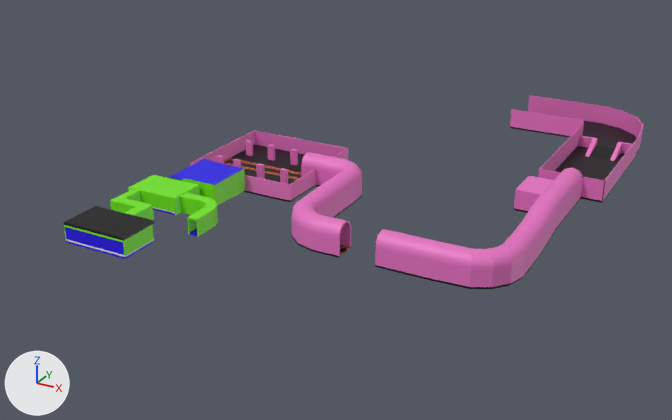
The Blender file Assets/Models/env/Level/Level2.blend: old version first, new version second.
Camera for both pictures: a camera (50 mm lens) standing at (44.5, -78.5, 39.9) and looking at (-0.4, 3.1, -0.9). Every picture has the same lights, and +X, +Y and +Z are marked at lower left.
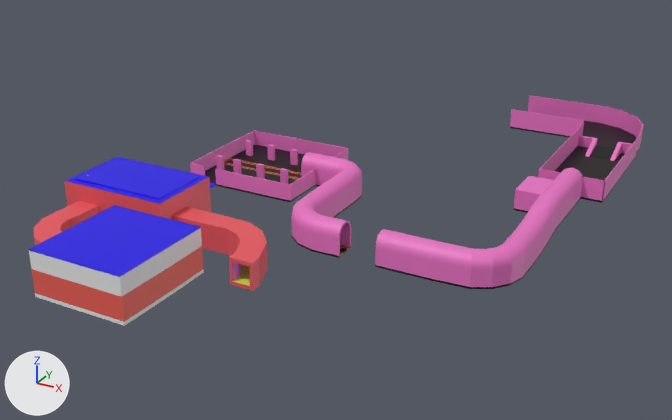
Commit message: Level stuff

What changed in the scene script:
```text
Add mat_door:
    mat_door = principled_material('Door')
    mat_door.base_color = (0.8, 0.8, 0.8)  # white #e7e7e7
Add mat_receptionfloor:
    mat_receptionfloor = principled_material('ReceptionFloor')
    mat_receptionfloor.base_color = (0.742, 0.8, 0.0737)  # yellow #e0e74d
Add mat_surgeryceiling:
    mat_surgeryceiling = principled_material('SurgeryCeiling')
    mat_surgeryceiling.base_color = (0.642, 0.119, 0.8)  # purple #d261e7
Add mat_topreceptionwall:
    mat_topreceptionwall = principled_material('TopReceptionWall')
    mat_topreceptionwall.base_color = (0.606, 0.108, 0.8)  # purple #cc5ce7
Add mat_outdoorswall:
    mat_outdoorswall = principled_material('OutDoorsWall')
    mat_outdoorswall.base_color = (0.8, 0.0964, 0.117)  # red #e75760
Add mat_receptionwall:
    mat_receptionwall = principled_material('ReceptionWall')
    mat_receptionwall.base_color = (0.8, 0.115, 0.68)  # pink #e75fd7
Add mat_glass_001:
    mat_glass_001 = principled_material('Glass.001')
    mat_glass_001.base_color = (0.8, 0.8, 0.8)  # white #e7e7e7
Add mat_pipe:
    mat_pipe = principled_material('Pipe')
    mat_pipe.base_color = (0.8, 0.8, 0.8)  # white #e7e7e7
Add mat_surgerywalls:
    mat_surgerywalls = principled_material('SurgeryWalls')
    mat_surgerywalls.base_color = (0.8, 0.109, 0.0832)  # red #e75d51
Add me_cube:
    me_cube.from_pydata(...)  # 1560 vertices, 1405 faces; spans x -6.3..18.4, y -27.9..1.6, z 0.8..5.9
    me_cube.materials.append(mat_introfloor)  # blue #1f00e7
    me_cube.materials.append(mat_receptionfloor)  # yellow #e0e74d
    me_cube.materials.append(mat_receptionwall)  # pink #e75fd7
    me_cube.materials.append(mat_hospital_floor)  # white #e7e7e7
    me_cube.materials.append(mat_outdoorswall)  # red #e75760
    me_cube.materials.append(mat_topreceptionwall)  # purple #cc5ce7
    me_cube.materials.append(mat_skirting_board)  # white #e7e7e7
    me_cube.materials.append(mat_surgerywalls)  # red #e75d51
    me_cube.materials.append(mat_surgeryceiling)  # purple #d261e7
    me_cube.materials.append(mat_pipe)  # white #e7e7e7
    me_cube.materials.append(mat_door)  # white #e7e7e7
    me_cube.materials.append(mat_glass_001)  # white #e7e7e7
Add ob_cube:
    ob_cube = bpy.data.objects.new('Cube', me_cube)
    ob_cube.location = (-15.32, -0.62, -0.9)
```

Boxes (x1, y1, x2, y2) around the edits, measured in the pictures (672 x 420 px):
'Cube', added
    after: (29, 157, 268, 326)
    faces in mat_introfloor (blue #1f00e7): (29, 157, 216, 277)
    faces in mat_outdoorswall (red #e75760): (34, 177, 268, 291)
    faces in mat_surgerywalls (red #e75d51): (31, 246, 203, 322)
    faces in mat_skirting_board (white #e7e7e7): (29, 228, 204, 326)
    faces in mat_receptionfloor (yellow #e0e74d): (233, 265, 250, 286)
